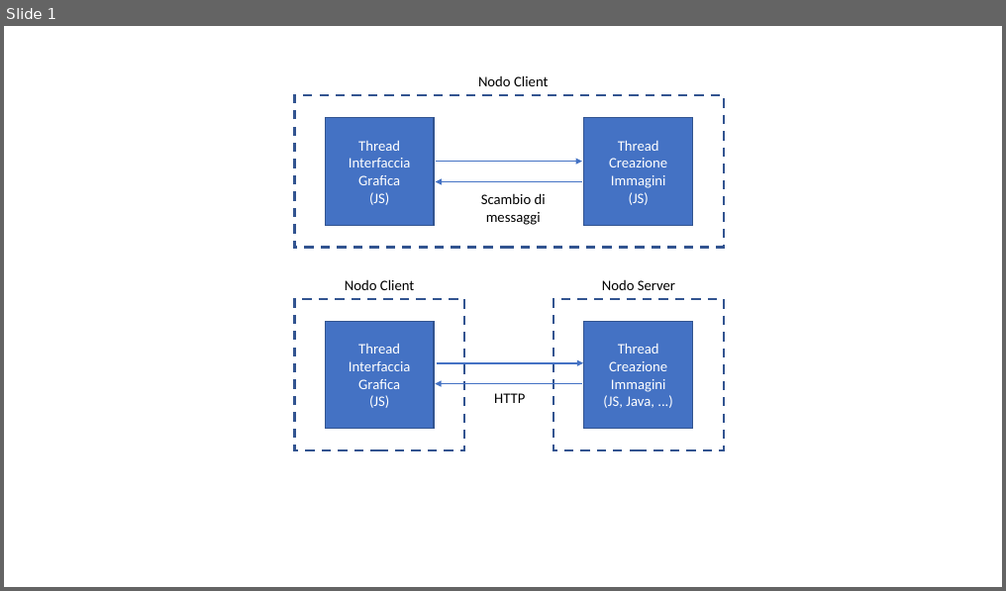
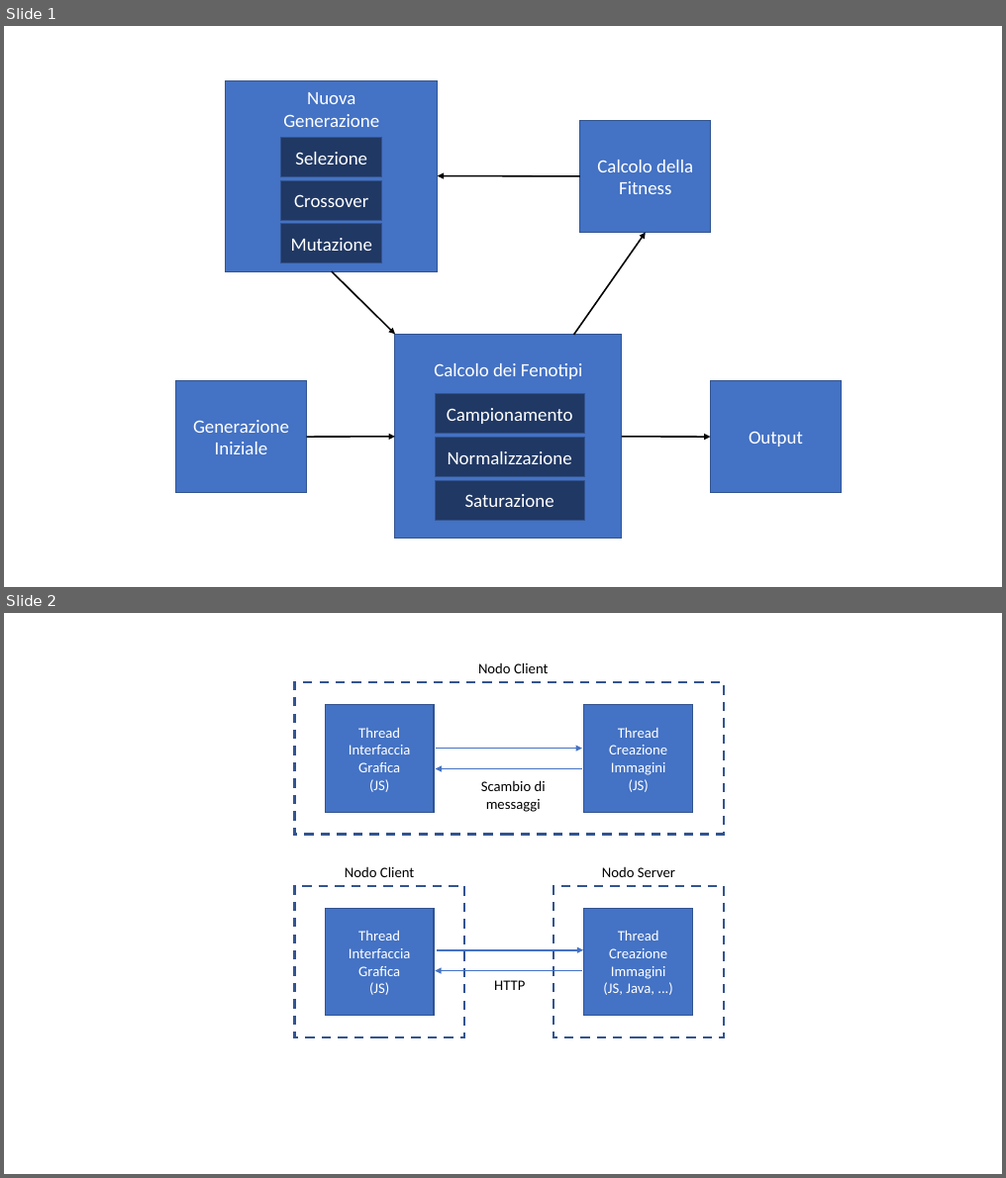
Before and after one commit to LucaBonfi95/LucaBonfi95.github.io, a slide deck: Bot_Ticelli/docs/imgs/imgs.pptx. Shown one above the other, each under a label of ours: slide 1 before the commit, slides 1 and 2 after it. The pictures are 1006x591 and 1006x1178 pixels, drawn with LibreOffice and Linux fonts; fonts in the diff are those of the drawing. Boxes give left, top, right and bottom in pixels: in the first picture for what was removed or moved away, otherwise in the second. Text is boxed around its words. In the diff, an @@ line names an element or a change of style, - is before the commit and + after.

```diff
--- a/Bot_Ticelli/docs/imgs/imgs.pptx
+++ b/Bot_Ticelli/docs/imgs/imgs.pptx
@@ slide 1 added at [4,26,1002,587], background #FFFFFF @@
@@ rectangle added at [226,80,438,272], fill #4472C4, outline #325491 1 pt, 18 pt, text #FFFFFF @@
+Nuova
+Generazione
@@ rectangle added at [281,138,382,177], fill #203864, outline #325491 1 pt, 18 pt, text #FFFFFF @@
+Selezione
@@ rectangle added at [580,120,712,233], fill #4472C4, outline #325491 1 pt, 18 pt, text #FFFFFF @@
+Calcolo della
+Fitness
@@ rectangle added at [281,181,382,221], fill #203864, outline #325491 1 pt, 18 pt, text #FFFFFF @@
+Crossover
@@ arrow added from (580, 176) to (438, 175), #000000 1.5 pt @@
@@ rectangle added at [281,224,382,264], fill #203864, outline #325491 1 pt, 18 pt, text #FFFFFF @@
+Mutazione
@@ arrow added from (573, 335) to (646, 233), #000000 1.5 pt @@
@@ arrow added from (332, 272) to (395, 335), #000000 1.5 pt @@
@@ rectangle added at [395,335,622,539], fill #4472C4, outline #325491 1 pt, 18 pt, text #FFFFFF @@
+Calcolo dei Fenotipi
@@ rectangle added at [175,380,307,493], fill #4472C4, outline #325491 1 pt, 18 pt, text #FFFFFF @@
+Generazione
+Iniziale
@@ rectangle added at [711,380,842,493], fill #4472C4, outline #325491 1 pt, 18 pt, text #FFFFFF @@
+Output
@@ rectangle added at [436,393,585,433], fill #203864, outline #325491 1 pt, 18 pt, text #FFFFFF @@
+Campionamento
@@ arrow added from (307, 437) to (395, 437), #000000 1.5 pt @@
@@ rectangle added at [436,438,585,477], fill #203864, outline #325491 1 pt, 18 pt, text #FFFFFF @@
+Normalizzazione
@@ arrow added from (622, 437) to (711, 437), #000000 1.5 pt @@
@@ rectangle added at [436,480,585,520], fill #203864, outline #325491 1 pt, 18 pt, text #FFFFFF @@
+Saturazione
@@ what was slide 1 is now slide 2 @@
```
Also in this commit, not shown: 1 other slide added, 1 slide removed, 1 other file.
